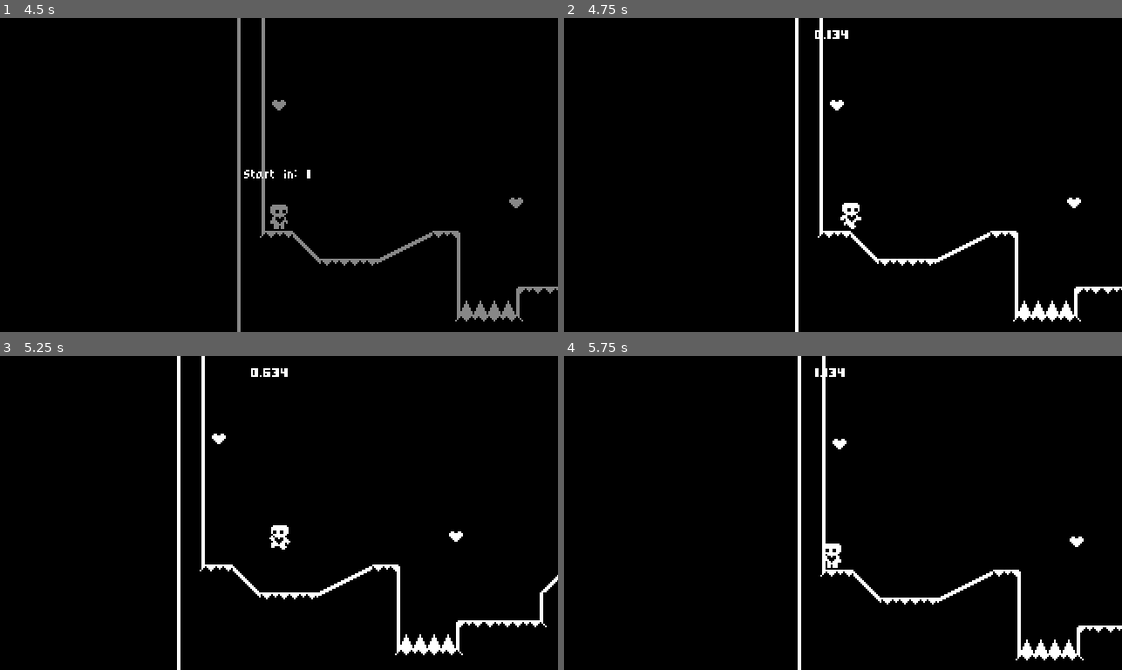
Above: before the commit, frames 1-4 (two rows, left to right).
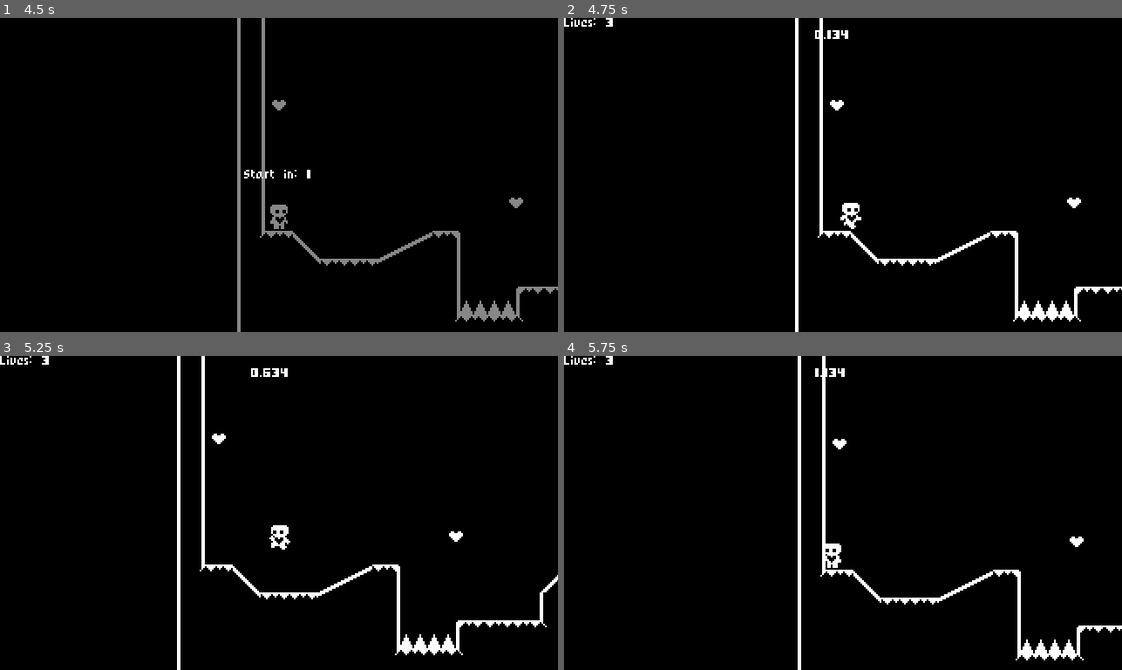
Above: after the commit, the same moments.

Repository: josed5001/heartPlatformerha
Game: Godot game, scene res://scenes/start_menu.tscn
The game is run twice, just before and just after one commit, with the same random seed, the same clock (stepped at 60 frames per second) and the same inputs.
Inputs:
- Up to frame 1 (4.5 s): click "Start Game" at 0.5 s; hold Space (action_space) 1.28-2.03 s; hold D (action_right) 1.28-2.78 s; tap Enter at 2, 3.5 s; tap Space (action_space) at 2.1, 2.75, 3.6, 4.25 s; hold A (action_left) 2.78-3.53 s; hold Space (action_space) 2.78-3.53 s; hold D (action_right) from 3.53 s (still down); hold Space (action_space) from 4.28 s (still down)
- Up to frame 2 (4.75 s): keep holding D (action_right); keep holding Space (action_space)
- Up to frame 3 (5.25 s): release D (action_right) at 5.03 s; release Space (action_space) at 5.03 s; hold A (action_left) from 5.03 s (still down); tap Space (action_space) at 5.1 s
- Up to frame 4 (5.75 s): keep holding A (action_left)

Frame 1 is identical in both runs. In frame 2, less than 0.1% of the frame differs, in the area x 0-9%, y 0-3%; in frame 3, less than 0.1%; in frame 4, less than 0.1%.

Commit message:
Lives
added lives

Diff:
--- /dev/null
+++ b/scenes/lives.tscn
@@ -0,0 +1,15 @@
+[gd_scene load_steps=2 format=3 uid="uid://bmuqst86ycy4a"]
+
+[ext_resource type="Script" path="res://scripts/Lives.gd" id="1_0774s"]
+
+[node name="Lives" type="CanvasLayer"]
+script = ExtResource("1_0774s")
+
+[node name="VBoxContainer" type="VBoxContainer" parent="."]
+offset_right = 40.0
+offset_bottom = 40.0
+
+[node name="LivesCounter" type="Label" parent="VBoxContainer"]
+unique_name_in_owner = true
+layout_mode = 2
+text = "Lives: 3"
--- a/scenes/world.tscn
+++ b/scenes/world.tscn
@@ -4,6 +4,21 @@
 [ext_resource type="PackedScene" uid="uid://cwgsv3c8016n6" path="res://scenes/player.tscn" id="2_6qwfj"]
 [ext_resource type="PackedScene" uid="uid://fmbif42daybe" path="res://scenes/level_completed.tscn" id="5_cgnia"]
 [ext_resource type="PackedScene" uid="uid://bbohy52ai6ehu" path="res://scenes/level_tile_map.tscn" id="6_0a0eo"]
+
+[sub_resource type="Animation" id="Animation_ua2p7"]
+length = 0.001
+tracks/0/type = "value"
+tracks/0/imported = false
+tracks/0/enabled = true
+tracks/0/path = NodePath("CanvasLayer/StartIn/CenterContainer/StartInLabel:text")
+tracks/0/interp = 1
+tracks/0/loop_wrap = true
+tracks/0/keys = {
+"times": PackedFloat32Array(0),
+"transitions": PackedFloat32Array(1),
+"update": 1,
+"values": ["Start in: 3"]
+}
 
 [sub_resource type="Animation" id="Animation_c84nx"]
 resource_name = "countdown"
@@ -19,21 +34,6 @@
 "transitions": PackedFloat32Array(1, 1, 1),
 "update": 1,
 "values": ["Start in: 3", "Start in: 2", "Start in: 1"]
-}
-
-[sub_resource type="Animation" id="Animation_ua2p7"]
-length = 0.001
-tracks/0/type = "value"
-tracks/0/imported = false
-tracks/0/enabled = true
-tracks/0/path = NodePath("CanvasLayer/StartIn/CenterContainer/StartInLabel:text")
-tracks/0/interp = 1
-tracks/0/loop_wrap = true
-tracks/0/keys = {
-"times": PackedFloat32Array(0),
-"transitions": PackedFloat32Array(1),
-"update": 1,
-"values": ["Start in: 3"]
 }
 
 [sub_resource type="AnimationLibrary" id="AnimationLibrary_exq0w"]
@@ -88,6 +88,13 @@
 layout_mode = 2
 vertical_alignment = 1
 
+[node name="VBoxContainer" type="VBoxContainer" parent="CanvasLayer"]
+offset_right = 40.0
+offset_bottom = 40.0
+
+[node name="LivesCount" type="Label" parent="CanvasLayer/VBoxContainer"]
+layout_mode = 2
+
 [node name="LevelTileMap" parent="." instance=ExtResource("6_0a0eo")]
 
 [node name="AnimationPlayer" type="AnimationPlayer" parent="."]
@@ -96,5 +103,6 @@
 "": SubResource("AnimationLibrary_exq0w")
 }
 
+[connection signal="lives_hit" from="Player" to="." method="_on_player_lives_hit"]
 [connection signal="next_level" from="CanvasLayer/LevelCompleted" to="." method="_on_level_completed_next_level"]
 [connection signal="retry" from="CanvasLayer/LevelCompleted" to="." method="_on_level_completed_retry"]
--- /dev/null
+++ b/scripts/Lives.gd
@@ -0,0 +1,9 @@
+extends CanvasLayer
+
+class_name HeartLives
+
+@onready var lives_counter = %LivesCounter
+@onready var world = $".."
+
+#func set_lives(lives: int):
+#	lives_counter.text = "Lives: %d" % lives
--- a/scripts/player.gd
+++ b/scripts/player.gd
@@ -1,6 +1,6 @@
 extends CharacterBody2D
 
-
+signal lives_hit
 @export var movement_data : PlayerMovementData
 
 
@@ -103,3 +103,5 @@
 
 func _on_hazard_dectector_area_entered(area):
 	global_position = starting_position
+	# custom
+	lives_hit.emit()
--- a/scripts/world.gd
+++ b/scripts/world.gd
@@ -1,13 +1,18 @@
 extends Node2D
+
+class_name MainWorld
 
 var level_time = 0.0
 var start_level_msec = 0.0
+var lives = 3 #custom
 @export var next_level: PackedScene
 @onready var level_completed = $CanvasLayer/LevelCompleted
 @onready var start_in = %StartIn
 @onready var start_in_label = %StartInLabel
 @onready var animation_player = $AnimationPlayer
 @onready var level_time_label = %LevelTimeLabel
+@onready var lives_count = $CanvasLayer/VBoxContainer/LivesCount
+
 
 
 func _ready():
@@ -21,10 +26,12 @@
 	start_in.visible = false
 	start_level_msec = Time.get_ticks_msec()
 	print(start_level_msec)
+	lives_count.text = "Lives: " + str(lives) #custom
 
 func _process(delta):
 	level_time = Time.get_ticks_msec() - start_level_msec
 	level_time_label.text = str(level_time / 1000.0)
+
 
 func retry():
 	await LevelTransition.fade_to_black()
@@ -49,3 +56,11 @@
 
 func _on_level_completed_retry():
 	retry()
+
+
+func _on_player_lives_hit():
+	lives -= 1
+	lives_count.text = "Lives: " + str(lives)
+	if lives == 0:
+		#will get changed to a gameover screen
+		get_tree().quit()
